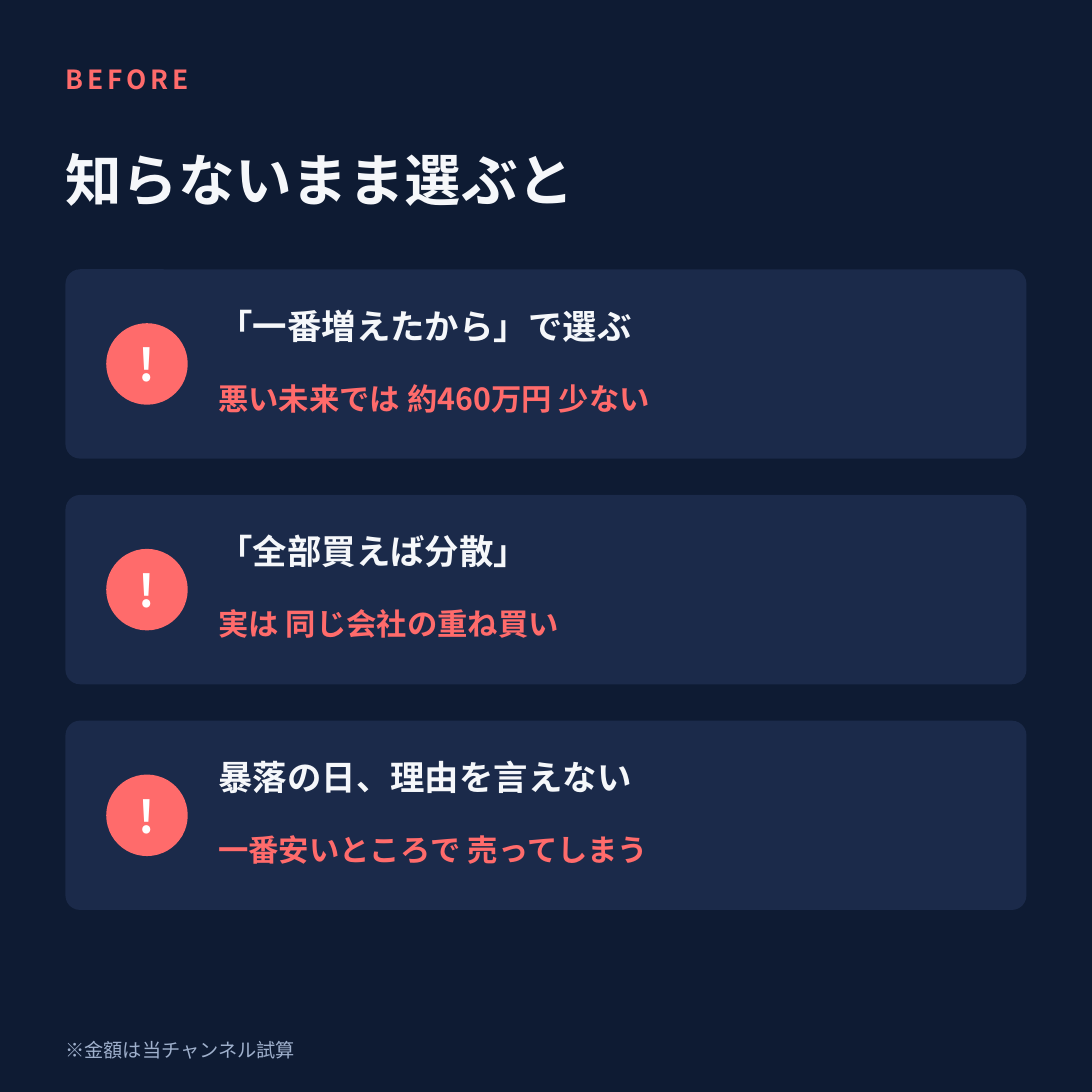
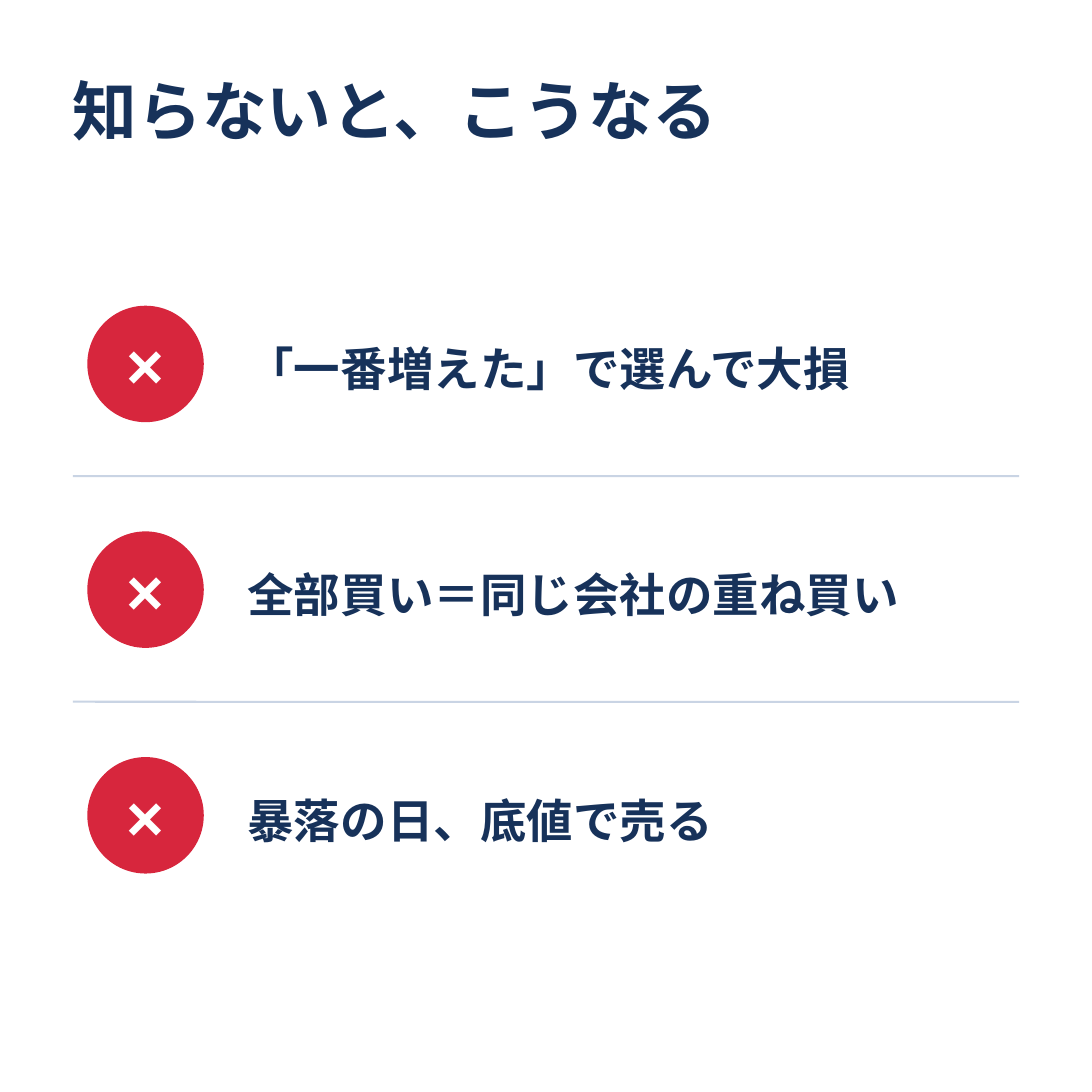
Before and after one commit to kobanker/test-project, a slide deck: slide 3 of youtube/2026-07-28-slides-5fund.pptx. Drawn at 1092x1092 pixels with LibreOffice and Linux fonts; fonts in the diff are those of the drawing. Boxes give left, top, right and bottom in pixels: in the first picture for what was removed or moved away, otherwise in the second. Text is boxed around its words. In the diff, an @@ line names an element or a change of style, - is before the commit and + after.

```diff
--- a/youtube/2026-07-28-slides-5fund.pptx
+++ b/youtube/2026-07-28-slides-5fund.pptx
@@ background #0E1B33 to #FFFFFF @@
@@ text removed at (65,69,189,90) @@
-BEFORE
@@ text at (73,80,718,141): text changed; size 28 to 32 pt; font Noto Sans CJK JP to Arial; text colour #F5F7FA to #17325A @@
-知らないまま選ぶと
+知らないと、こうなる
@@ text "知らないと、こうなる" at (73,80,718,141): vertical alignment middle to top @@
@@ rounded rectangle removed at (66,269,1026,459) @@
@@ text at (87,306,204,422): text changed; size 22 to 32 pt; font Noto Sans CJK JP to Arial @@
-!
+×
@@ ellipse: place and size @@
-ellipse at (106,323,188,405)
+ellipse at (87,306,204,422)
@@ text at (247,346,849,391): text changed; size 17 to 23 pt; font Noto Sans CJK JP to Arial; text colour #F5F7FA to #17325A @@
-「一番増えたから」で選ぶ
+「一番増えた」で選んで大損
@@ text removed at (218,384,650,413) @@
-悪い未来では 約460万円 少ない
@@ line added from (73, 476) to (1019, 476), #C9D4E4 1 pt @@
@@ rounded rectangle removed at (66,495,1026,684) @@
@@ text at (87,531,204,648): text changed; size 22 to 32 pt; font Noto Sans CJK JP to Arial @@
-!
+×
@@ fill #FF6B6B to #D7263D in 3 elements at (87,757,204,874), (87,306,204,422), (87,531,204,648) @@
@@ ellipse: place and size @@
-ellipse at (106,549,188,630)
+ellipse at (87,531,204,648)
@@ text removed at (218,534,528,567) @@
-「全部買えば分散」
@@ text at (247,572,898,617): text changed; size 15 to 23 pt; font Noto Sans CJK JP to Arial; text colour #FF6B6B to #17325A @@
-実は 同じ会社の重ね買い
+全部買い＝同じ会社の重ね買い
@@ line added from (73, 702) to (1019, 702), #C9D4E4 1 pt @@
@@ rounded rectangle removed at (66,721,1026,910) @@
@@ text at (87,757,204,874): text changed; size 22 to 32 pt; font Noto Sans CJK JP to Arial @@
-!
+×
@@ ellipse: place and size @@
-ellipse at (106,775,188,856)
+ellipse at (87,757,204,874)
@@ text at (247,798,712,843): text changed; size 17 to 23 pt; font Noto Sans CJK JP to Arial; text colour #F5F7FA to #17325A @@
-暴落の日、理由を言えない
+暴落の日、底値で売る
@@ text removed at (218,835,648,864) @@
-一番安いところで 売ってしまう
@@ text removed at (65,1041,294,1059) @@
-※金額は当チャンネル試算
```
Also in this commit, not shown: 14 other slides changed, 15 slides added, 21 slides removed, 1 other file.
